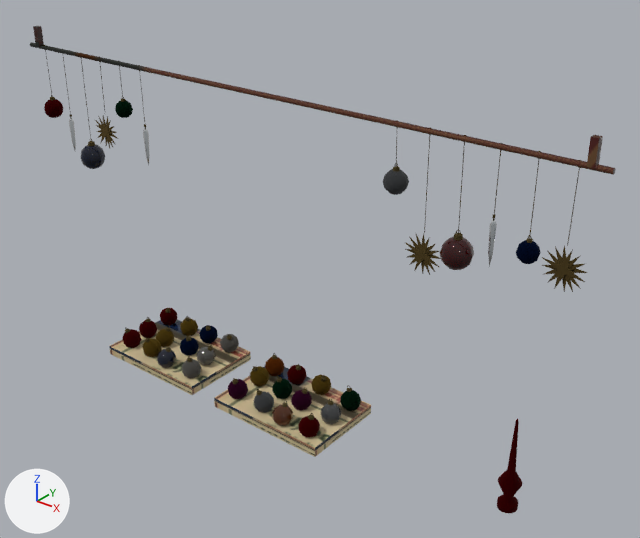
An edit to the glTF model site/public/models/prop_deco_schmuck.glb, drawn before and after from the same camera.
Camera for both pictures: a 50 mm camera at (1.74, -1.9, 1.74) aimed at (0.15, 0.08, 0.52). Every picture has the same lights, and +X, +Y and +Z are marked at lower left. The older version comes first. Where no turn or scale is listed for an object, it has been applied to the vertices. Vertices at exactly the same position are counted once.

In view in the first picture: 'prop_deco_schmuck_static'.
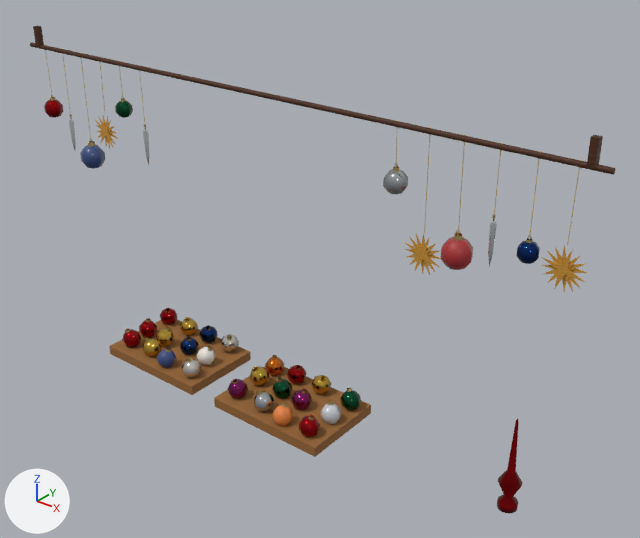
Where the change shows, as pixel boxes [x1, y1, x2, y2] in the pictures (640 x 538 px; the box of a moved part takes in the faces that stretch with it):
part 1 of me_prop_deco_schmuck_static, deleted
    before: [125, 308, 350, 417]
part 2 of me_prop_deco_schmuck_static, moved or reshaped
    before: [123, 308, 361, 437]
    after: [122, 308, 361, 438]
part 3 of me_prop_deco_schmuck_static, moved or reshaped
    before: [44, 96, 150, 169]
    after: [44, 97, 149, 169]
part 4 of me_prop_deco_schmuck_static, moved or reshaped
    before: [383, 163, 540, 270]
    after: [383, 167, 540, 270]
part 5 of me_prop_deco_schmuck_static, reshaped
    before: [497, 418, 522, 513]
    after: [498, 418, 521, 513]
part 6 of me_prop_deco_schmuck_static, surface changed
    both: [30, 26, 616, 512]

Patch to the scene script:
```diff
--- a/site/public/models/prop_deco_schmuck.glb.py
+++ b/site/public/models/prop_deco_schmuck.glb.py
@@ me_prop_deco_schmuck_static @@
 # used by ob_prop_deco_schmuck_static; location = (0.0, 0.0, 0.575)
-me_prop_deco_schmuck_static.from_pydata(...)  # 3698 vertices, 6964 faces; spans x -1.08..1.08, y -0.15..0.15, z -0.58..0.58
+me_prop_deco_schmuck_static.from_pydata(...)  # 2411 vertices, 4149 faces; spans x -1.08..1.08, y -0.15..0.15, z -0.58..0.58
+# me_prop_deco_schmuck_static part 1: 24 loose pieces with 576 vertices, spanning x -0.62..0.27, y -0.11..0.1, z -0.47..-0.46, are deleted
+# me_prop_deco_schmuck_static part 2: 239 vertices moved from x -0.65..0.3, y -0.14..0.14, z -0.55..-0.48 to x -0.65..0.3, y -0.14..0.15, z -0.54..-0.48; 875 vertices removed from x -0.66..0.31, y -0.14..0.14, z -0.55..-0.47; 356 vertices added at x -0.66..0.31, y -0.15..0.14, z -0.54..-0.47
+# me_prop_deco_schmuck_static part 3: 63 vertices moved within x -1.03..-0.49, y -0.07..0.01, z 0.11..0.5; 123 vertices removed from x -1.03..-0.57, y -0.07..0.01, z 0.11..0.4; 39 vertices added at x -1.02..-0.57, y -0.06..0.01, z 0.11..0.4
+# me_prop_deco_schmuck_static part 4: 56 vertices moved within x 0.47..0.99, y -0.07..0.01, z 0.16..0.5; 112 vertices removed from x 0.47..0.92, y -0.07..0.01, z 0.16..0.4; 28 vertices added at x 0.47..0.92, y -0.07..0.01, z 0.16..0.38
+# me_prop_deco_schmuck_static part 5: 4 vertices moved within x 0.9, y 0.02, z -0.28; 35 vertices removed from x 0.87..0.93, y -0.01..0.05, z -0.58..-0.28; 11 vertices added at x 0.87..0.93, y -0.01..0.05, z -0.58..-0.48
+# me_prop_deco_schmuck_static part 6: 1533 kept faces spanning x -1.08..1.08, y -0.15..0.15, z -0.58..0.58 get new texture (UV) coordinates
 me_prop_deco_schmuck_static.materials.append(mat_vendor_atlas)
```
